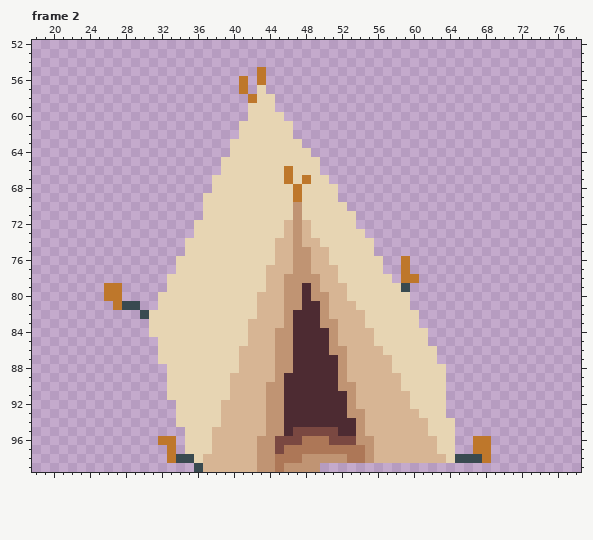
Pixel-art file, stored at Assets/_Productions/Sprites/Environment/Building.aseprite. The picture above is the old version.
100x100 pixels, 4 frames. Shown: frame 2: x 18..78, y 52..99. The commit also changed other frames, which this record leaves out.
Now the later version:
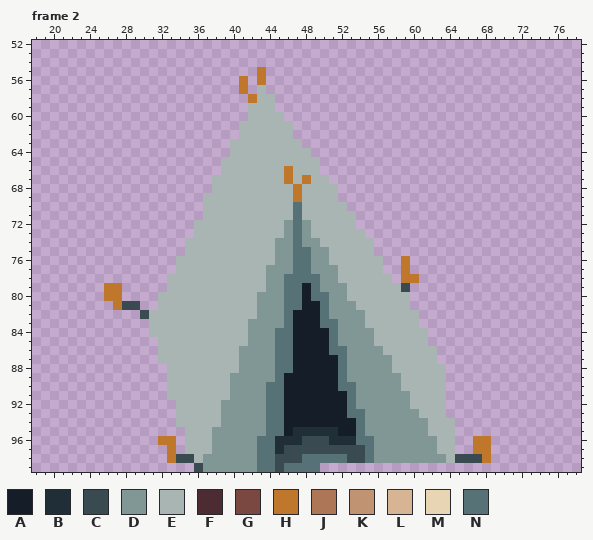
Palette (. is transparent): A #151d28  B #202e37  C #394a50  D #819796  E #a8b5b2  F #4d2b32  G #7a4841  H #be772b  J #ad7757  K #c09473  L #d7b594  M #e7d5b3  N #577277
Difference:
Changed rows in their new state; - is an unchanged pixel.
Frame 2:
first column x 31:
 57 ------------E---------------------
 58 ------------EE--------------------
 59 -----------EEE--------------------
 60 -----------EEEE-------------------
 61 ----------EEEEEE------------------
 62 ----------EEEEEE------------------
 63 ---------EEEEEEEE-----------------
 64 ---------EEEEEEEEE----------------
 65 --------EEEEEEEEEEE---------------
 66 --------EEEEEEE-EEE---------------
 67 -------EEEEEEEE-E-EE--------------
 68 -------EEEEEEEEE-EEEE-------------
 69 ------EEEEEEEEEE-EEEE-------------
 70 ------EEEEEEEEEENEEEEE------------
 71 ------EEEEEEEEEENEEEEEE-----------
 72 -----EEEEEEEEEEDNDEEEEE-----------
 73 -----EEEEEEEEEEDNDEEEEEE----------
 74 ----EEEEEEEEEEDDNDDEEEEEE---------
 75 ----EEEEEEEEEEDDNNDDEEEEE---------
 76 ---EEEEEEEEEEEDDNNDDEEEEEE--------
 77 ---EEEEEEEEEEDDDNNDDDEEEEE--------
 78 --EEEEEEEEEEEDDNNNNDDEEEEEE-------
 79 --EEEEEEEEEEEDDNNANDDDEEEEEE------
 80 -EEEEEEEEEEEDDDNNANNDDEEEEEEE-----
 81 -EEEEEEEEEEEDDDNNAANDDDEEEEEE-----
 82 EEEEEEEEEEEEDDDNAAANDDDDEEEEEE----
 83 EEEEEEEEEEEDDDDNAAANNDDDEEEEEE----
 84 EEEEEEEEEEEDDDNNAAAANDDDDEEEEEE---
 85 -EEEEEEEEEEDDDNNAAAANDDDDEEEEEE---
 86 -EEEEEEEEEDDDDNNAAAANNDDDDEEEEEE--
 87 -EEEEEEEEEDDDDNNAAAAANDDDDDEEEEE--
 88 --EEEEEEEEDDDDNNAAAAANDDDDDEEEEEE-
 89 --EEEEEEEDDDDDNAAAAAANDDDDDDEEEEE-
 90 --EEEEEEEDDDDNNAAAAAANNDDDDDEEEEE-
 91 --EEEEEEEDDDDNNAAAAAAANDDDDDDEEEE-
 92 ---EEEEEDDDDDNNAAAAAAANDDDDDDEEEE-
 93 ---EEEEEDDDDDNNAAAAAAANNDDDDDDEEE-
 94 ---EEEEEDDDDDNNAAAAAAAANDDDDDDDEEE
 95 ----EEEDDDDDDNNABBBBBAANDDDDDDDEEE
 96 ----EEEDDDDDNNBBBCCCBBBNNDDDDDDDEE
 97 ----EEEDDDDDNNBCCCCCCCCCNDDDDDDDEE
 98 -----EDDDDDDNNCCCNNNNNCCNDDDDDDDDE
 99 ------DDDDDDNNCNNNN---------------
Changed places in both pictures, as pixel boxes (x1, y1, x2, y2):
changed: (149, 85, 455, 472)
